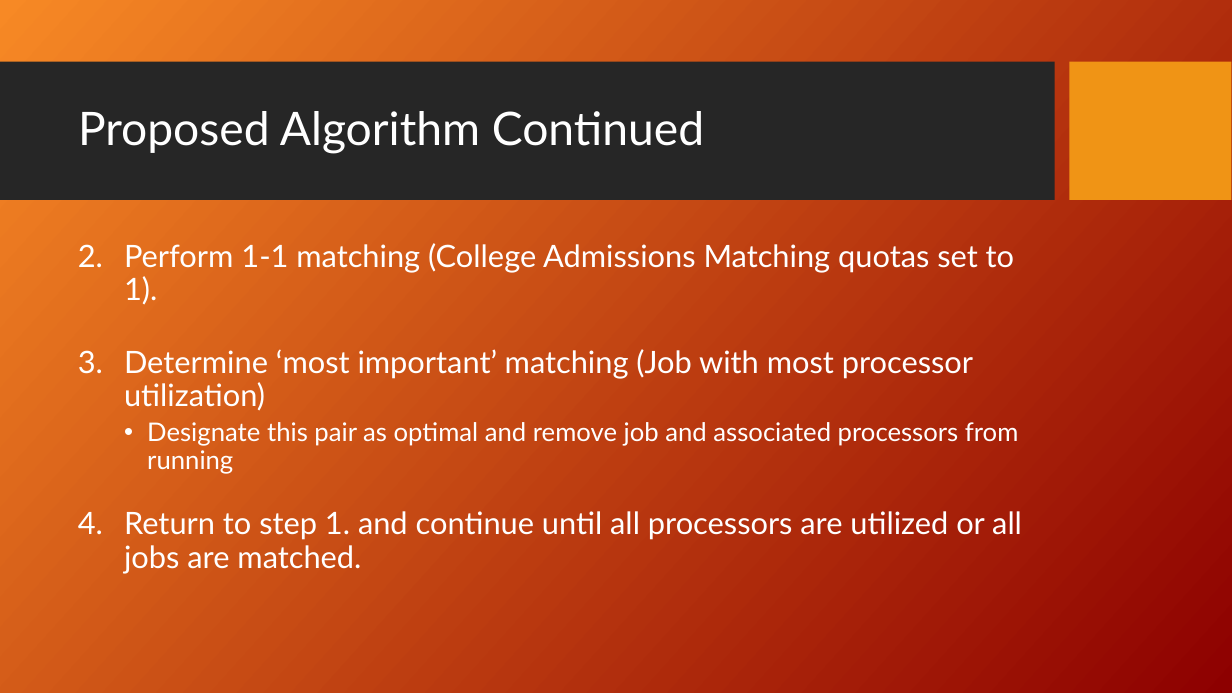
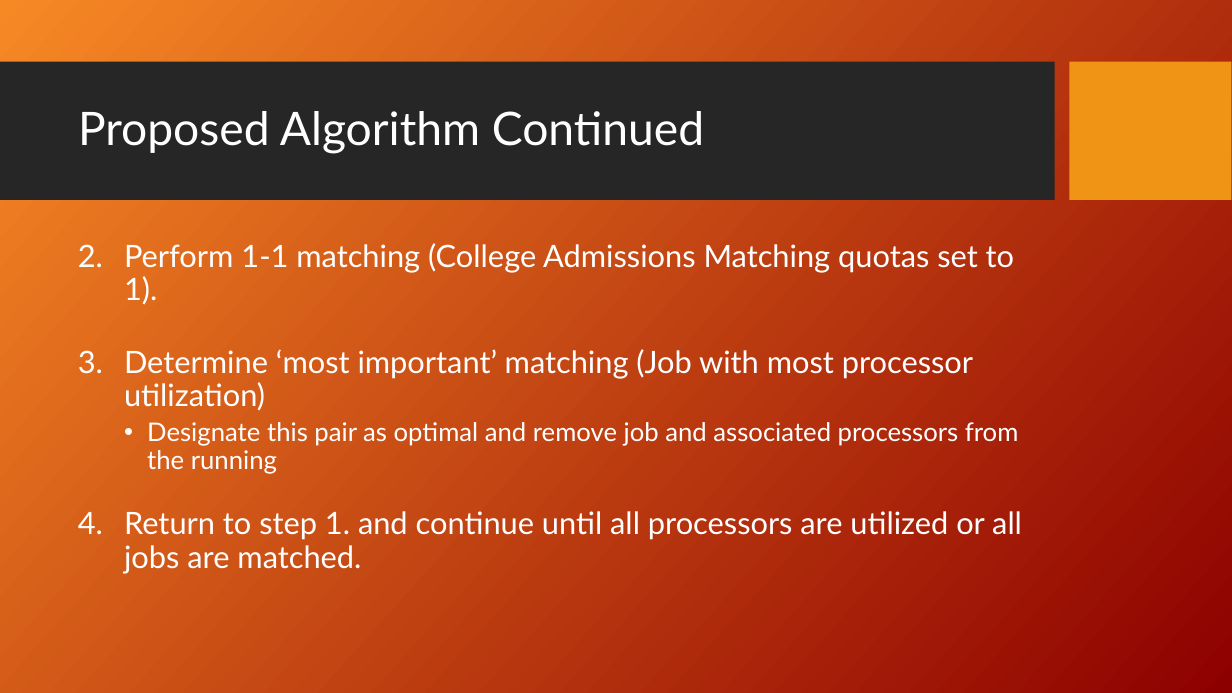
Before and after one commit to fmromano/GameTheoryProject, a slide deck: slide 8 of Paper/MatchingJobsPresentation_KH_FR_FinalV1.ppt. Drawn at 1232x693 pixels with LibreOffice and Linux fonts; fonts in the diff are those of the drawing; background and template pictures are left out. Boxes give left, top, right and bottom in pixels: in the first picture for what was removed or moved away, otherwise in the second. Text is boxed around its words. In the diff, an @@ line names an element or a change of style, - is before the commit and + after.

```diff
--- a/Paper/MatchingJobsPresentation_KH_FR_FinalV1.ppt
+++ b/Paper/MatchingJobsPresentation_KH_FR_FinalV1.ppt
@@ text at [147,422,1018,474]: text changed @@
-  • Designate this pair as optimal and remove job and associated processors from running
+  • Designate this pair as optimal and remove job and associated processors from the running
```
Also in this commit, not shown: 3 other slides changed, 1 other file.
